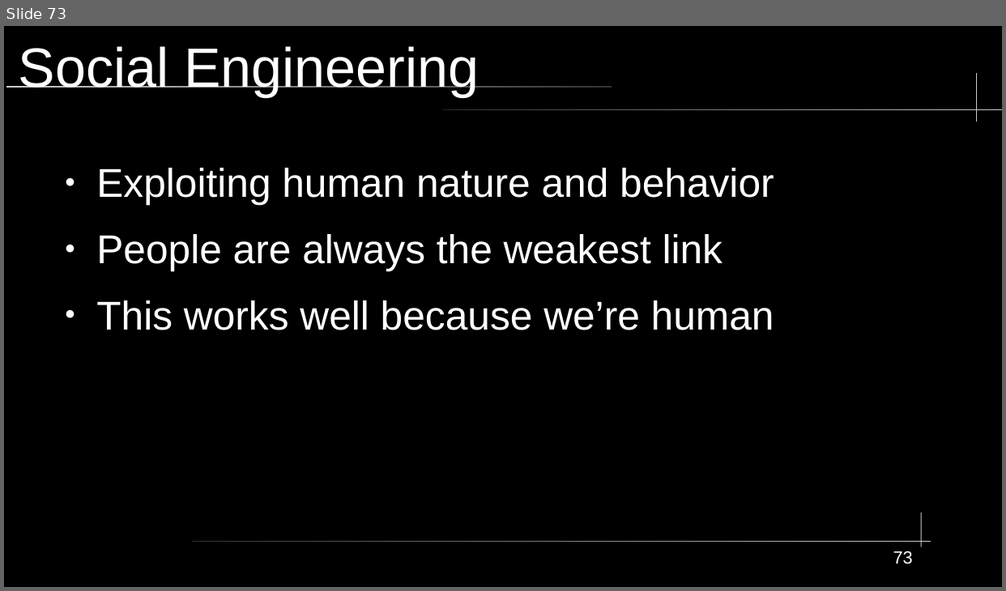
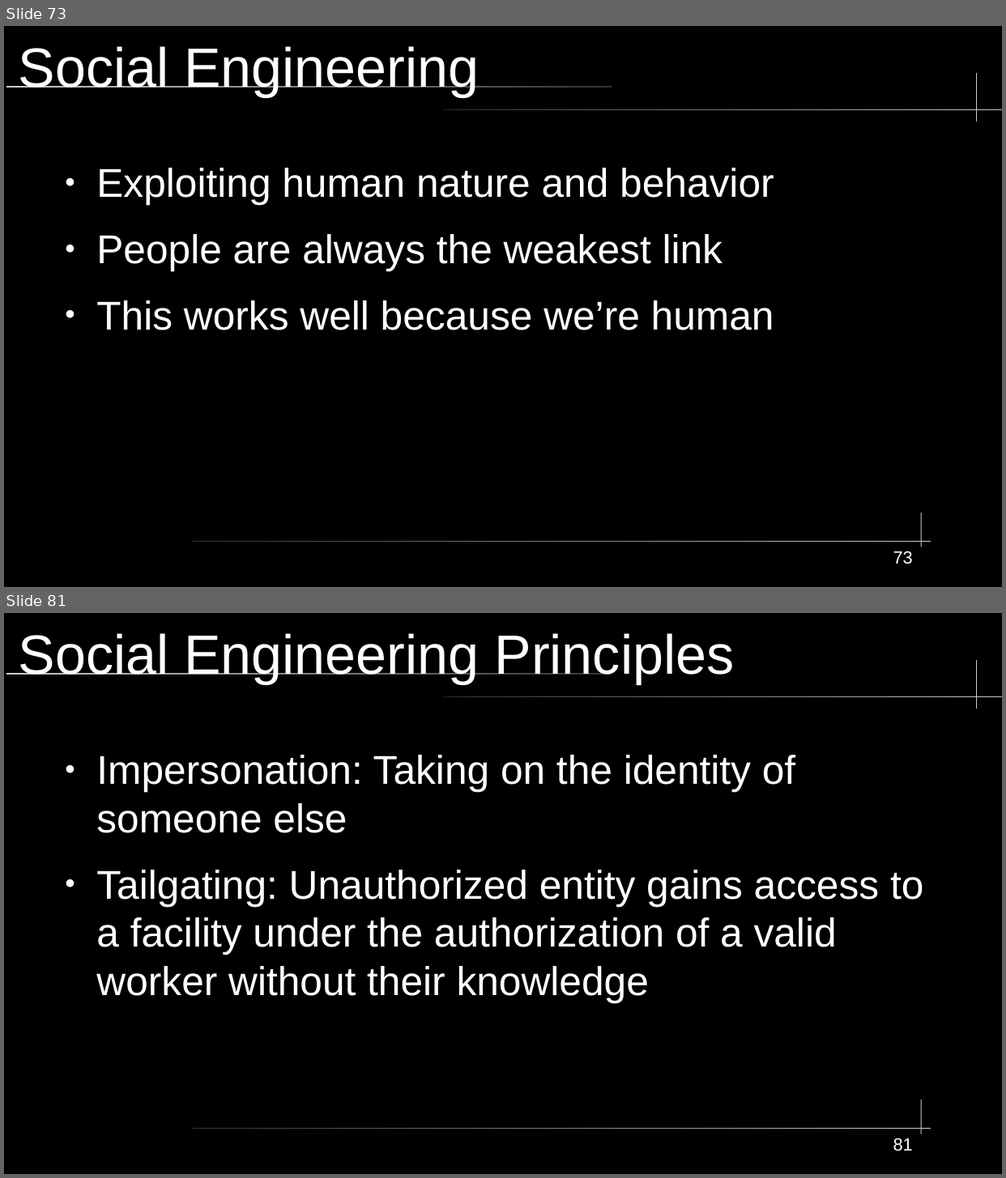
Before and after one commit to City-Colleges-of-Chicago-Cybersecurity/COMPSFI-214, a slide deck: 2026/Spring/powerpoints/Chapter-02-Personnel-Security-and-Risk-Management-Concepts.odp. Shown one above the other, each under a label of ours: slide 73 before the commit, slides 73 and 81 after it; the slides between them are not shown. The pictures are 1006x591 and 1006x1178 pixels, drawn with LibreOffice and Linux fonts; fonts in the diff are those of the drawing. Boxes give left, top, right and bottom in pixels: in the first picture for what was removed or moved away, otherwise in the second. Text is boxed around its words. In the diff, an @@ line names an element or a change of style, - is before the commit and + after.

```diff
--- a/2026/Spring/powerpoints/Chapter-02-Personnel-Security-and-Risk-Management-Concepts.odp
+++ b/2026/Spring/powerpoints/Chapter-02-Personnel-Security-and-Risk-Management-Concepts.odp
@@ slide 81 added at [4,613,1002,1174], background #000000; not listed: 5 template elements that a slide beside it also shows @@
@@ title added at [19,633,735,684], 44 pt, text #FFFFFF @@
+Social Engineering Principles
@@ text added at [96,755,923,1003], 32 pt, text #FFFFFF @@
+● Impersonation: Taking on the identity of someone else
+● Tailgating: Unauthorized entity gains access to a facility under the authorization of a valid worker without their knowledge
@@ page number added at [893,1139,913,1152], 14 pt, text #FFFFFF @@
+81
```
Also in this commit, not shown: 1 slide changed, 10 other slides added, 1 slide removed, 2 other files.
